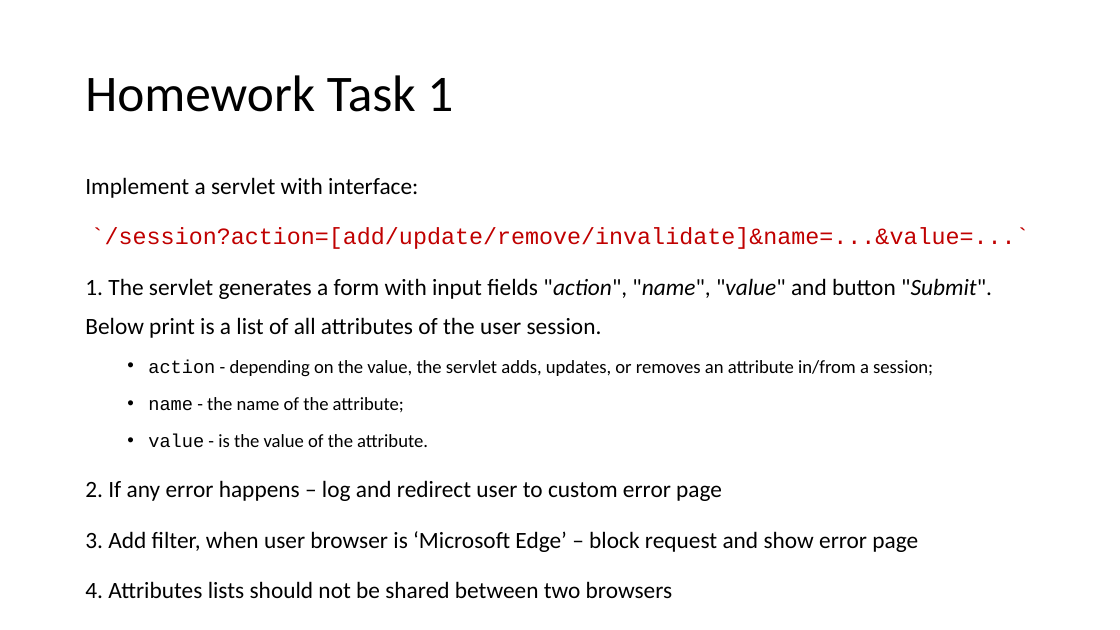
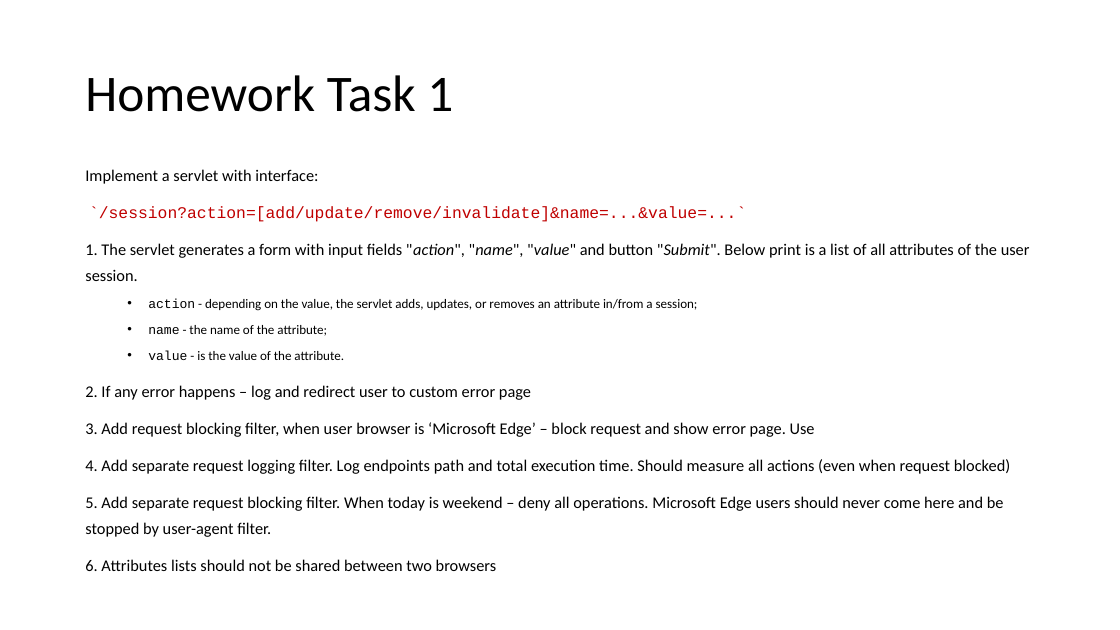
Before and after one commit to brahinets/GeekHub-J4W-8, a slide deck: slide 26 of Lectures/Lesson 12 - Servlet API.pptx. Drawn at 1120x630 pixels with LibreOffice and Linux fonts; fonts in the diff are those of the drawing. Boxes give left, top, right and bottom in pixels: in the first picture for what was removed or moved away, otherwise in the second. Text is boxed around its words. In the diff, an @@ line names an element or a change of style, - is before the commit and + after.

Commit message:
L12 Add user-agent-request-blocking and request-logging filter to home task

```diff
--- a/Lectures/Lesson 12 - Servlet API.pptx
+++ b/Lectures/Lesson 12 - Servlet API.pptx
@@ text at bbox=[85, 169, 1030, 400]: size 20 to 14 pt in "Implement a servlet with interface:", "`/session?action=[add/update/remove/invalidate]&name=...&val ...", "1. The servlet generates a form with ...", "2. If any error happens – log ..."; size 16 to 11.2 pt in "action - depending on the value, the ...", "name - the name of the attribute;", "value - is the value of the ..."; line spacing 1.4 to 1.3 @@
@@ text at bbox=[85, 422, 1010, 571]: text changed; size 20 to 14 pt @@
-3. Add filter, when user browser is ‘Microsoft Edge’ – block request and show error page
-4. Attributes lists should not be shared between two browsers
+3. Add request blocking filter, when user browser is ‘Microsoft Edge’ – block request and show error page. Use
+4. Add separate request logging filter. Log endpoints path and total execution time. Should measure all actions (even when request blocked)
+5. Add separate request blocking filter. When today is weekend – deny all operations. Microsoft Edge users should never come here and be stopped by user-agent filter.
+6. Attributes lists should not be shared between two browsers
```
